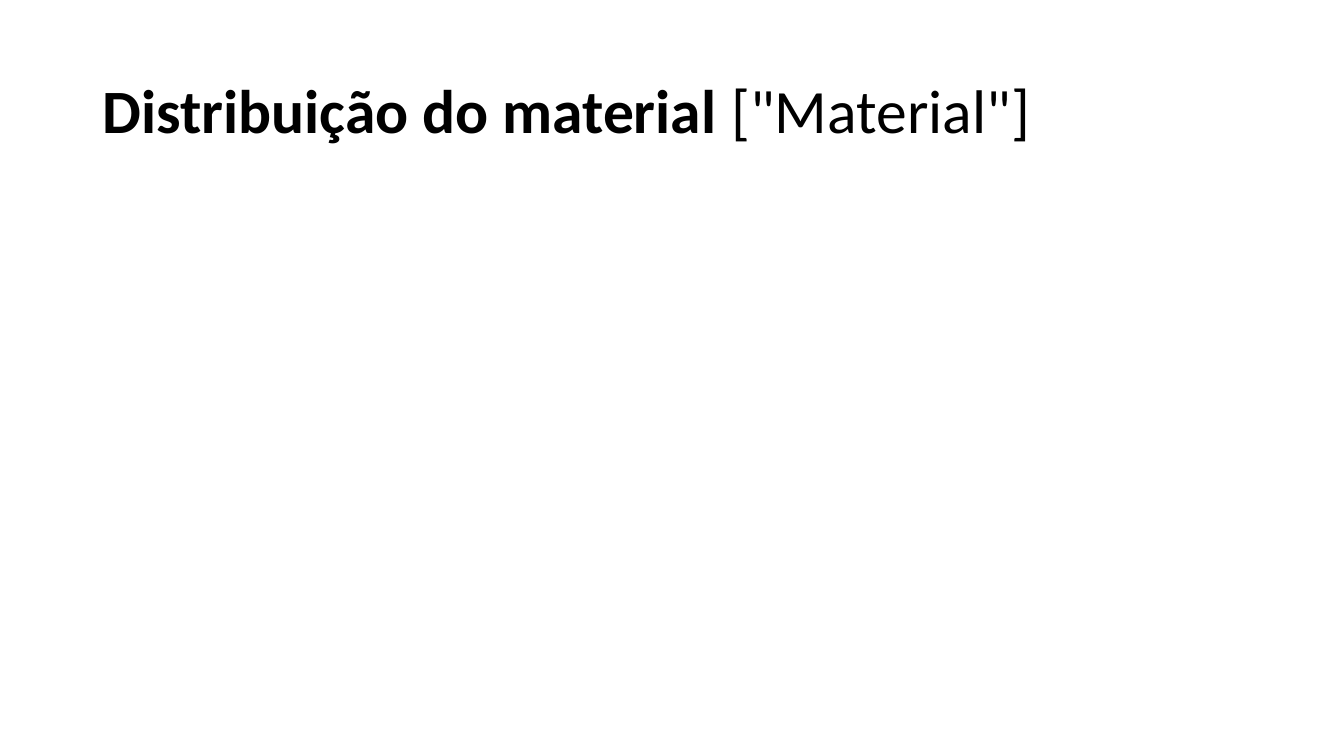
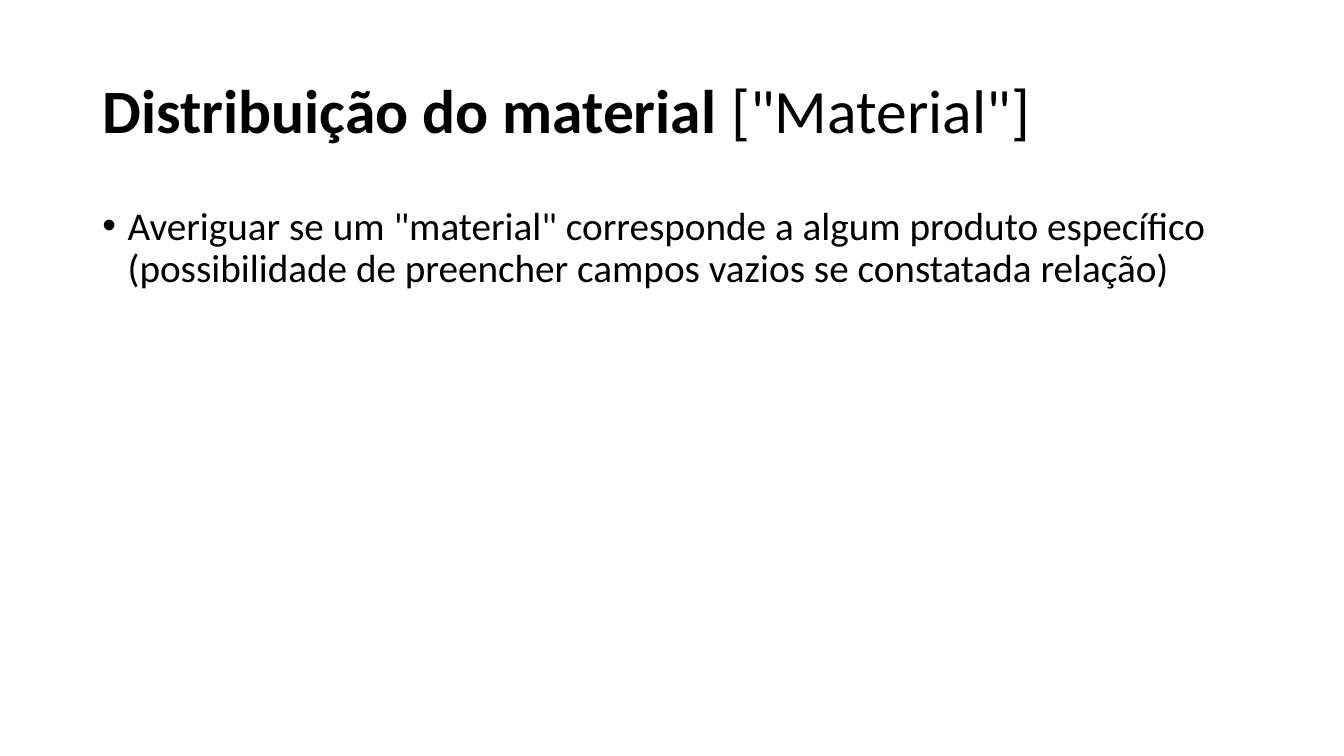
Before and after one commit to brenoccosta/ABIAcademyHack, a slide deck: slide 9 of Apresentação1.pptx. Drawn at 1344x756 pixels with LibreOffice and Linux fonts; fonts in the diff are those of the drawing. Boxes give left, top, right and bottom in pixels: in the first picture for what was removed or moved away, otherwise in the second. Text is boxed around its words. In the diff, an @@ line names an element or a change of style, - is before the commit and + after.

```diff
--- a/Apresentação1.pptx
+++ b/Apresentação1.pptx
@@ text added at (x1=128, y1=212, x2=1205, y2=289), 28 pt, text #000000 @@
+• Averiguar se um "material" corresponde a algum produto específico (possibilidade de preencher campos vazios se constatada relação)
```
Also in this commit, not shown: 3 other slides changed, 1 other file.
